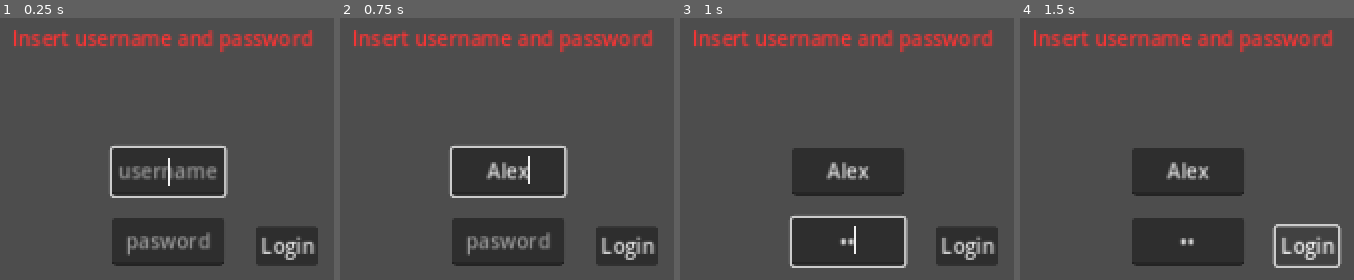
Above: before the commit, frames 1-4 (left to right).
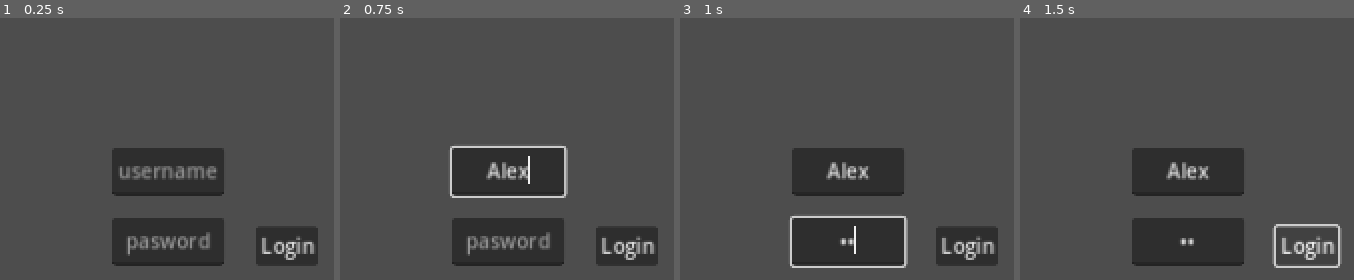
Above: after the commit, the same moments.

Repository: PacktPublishing/The-Essential-Guide-to-Creating-Multiplayer-Games-with-Godot-4.0
Game: Godot game, scene res://09.prototyping-space-adventure/LoggingScreen.tscn
Two runs of this game, one before a commit and one after it. Both use one fixed random seed, a clock stepped at 60 frames per second and the inputs below. The project has no main scene, so this scene is started directly.
Inputs (mouse positions are in pixels of both pictures, inside the frame that each line leads up to):
- Up to frame 1 (0.25 s): no input
- Up to frame 2 (0.75 s): click (507, 172) at 0.52 s; type "Alex" at 0.6 s
- Up to frame 3 (1 s): click (847, 240) at 0.75 s; type "12" at 0.83 s
- Up to frame 4 (1.5 s): click "Login" at 1.25 s

The runs differ from the first frame. In frame 1, 4.1% of the frame differs, in the area x 4-94%, y 4-69%; in frame 2, 3.2%; in frame 3, 3.2%; in frame 4, 3.2%.
Error after the commit: Attempt to call function 'compress' in base 'null instance' on a null instance. (res://09.prototyping-space-adventure/LoggingScreen.gd:19)

Commit message:
Add optimizations

Diff:
--- a/source/09.prototyping-space-adventure/Actors/Player/Player2D.gd
+++ b/source/09.prototyping-space-adventure/Actors/Player/Player2D.gd
@@ -17,15 +17,18 @@
 	var is_player = self_id == player_id
 	set_process(is_player)
 	set_physics_process(is_player)
+	set_process_unhandled_input(is_player)
 	camera.enabled = is_player
 	if is_player:
 		camera.make_current()
 	set_multiplayer_authority(player_id)
 
 
-func _process(delta):
-	if Input.is_action_pressed(shoot_action):
-		weapon.rpc("fire")
+func _unhandled_input(event):
+	if event.is_action_pressed("shoot"):
+		weapon.rpc("set_firing", true)
+	elif event.is_action_released("shoot"):
+		weapon.rpc("set_firing", false)
 
 
 func _physics_process(delta):
--- a/source/09.prototyping-space-adventure/Authentication.gd
+++ b/source/09.prototyping-space-adventure/Authentication.gd
@@ -13,11 +13,11 @@
 func _ready():
 	if multiplayer.is_server():
 		peer.create_server(PORT)
-		multiplayer.multiplayer_peer = peer
 		load_database()
 	else:
 		peer.create_client(ADDRESS, PORT)
-		multiplayer.multiplayer_peer = peer
+	peer.host.compress(ENetConnection.COMPRESS_ZLIB)
+	multiplayer.multiplayer_peer = peer
 
 
 func load_database(path_to_database_file = database_file_path):
--- a/source/09.prototyping-space-adventure/Levels/World.gd
+++ b/source/09.prototyping-space-adventure/Levels/World.gd
@@ -11,10 +11,26 @@
 		await get_tree().create_timer(latency).timeout
 		rpc_id(1, "sync_world")
 		rpc_id(1, "create_spaceship")
-		push_warning("I'm the client with %s unique ID" % multiplayer.get_unique_id())
 	else:
+		var callable = Callable(self, "get_received_data")
+		Performance.add_custom_monitor("Network/Received Data", callable)
+		callable = Callable(self, "get_sent_data")
+		Performance.add_custom_monitor("Network/Sent Data", callable)
+
 		for i in 30:
 			asteroid_spawner.spawn()
+
+
+func get_received_data():
+	var enet_connection = multiplayer.multiplayer_peer.host
+	var data_received = enet_connection.pop_statistic(ENetConnection.HOST_TOTAL_RECEIVED_DATA)
+	return data_received
+
+
+func get_sent_data():
+	var enet_connection = multiplayer.multiplayer_peer.host
+	var data_sent = enet_connection.pop_statistic(ENetConnection.HOST_TOTAL_SENT_DATA)
+	return data_sent
 
 
 @rpc("any_peer", "call_remote")
@@ -30,7 +46,9 @@
 @rpc("any_peer", "call_local")
 func sync_world():
 	var player_id = multiplayer.get_remote_sender_id()
+
 	get_tree().call_group("Sync", "set_visibility_for", player_id, true)
+	get_tree().call_group("Sync", "update_visibility", player_id)
 
 
 func _on_players_multiplayer_spawner_spawned(node):
--- a/source/09.prototyping-space-adventure/LoggingScreen.gd
+++ b/source/09.prototyping-space-adventure/LoggingScreen.gd
@@ -16,7 +16,9 @@
 
 func _ready():
 	peer.create_client(ADDRESS, PORT)
+	peer.host.compress(ENetConnection.COMPRESS_ZLIB)
 	multiplayer.multiplayer_peer = peer
+
 
 	error_label.text = "Insert username and password"
 	user_line_edit.grab_focus()
--- a/source/09.prototyping-space-adventure/Objects/Asteroid/Asteroid.tscn
+++ b/source/09.prototyping-space-adventure/Objects/Asteroid/Asteroid.tscn
@@ -285,6 +285,7 @@
 
 [node name="MultiplayerSynchronizer" type="MultiplayerSynchronizer" parent="." groups=["Sync"]]
 replication_config = SubResource("SceneReplicationConfig_krk3o")
+visibility_update_mode = 2
 public_visibility = false
 
 [connection signal="tree_exiting" from="." to="QuestProgress" method="increase_progress"]
--- a/source/09.prototyping-space-adventure/Objects/Weapon/Weapon2D.gd
+++ b/source/09.prototyping-space-adventure/Objects/Weapon/Weapon2D.gd
@@ -9,9 +9,19 @@
 @onready var animation_player = $AnimationPlayer
 
 
-@rpc("call_local")
 func fire():
-	if timer.is_stopped():
-		animation_player.play("fire")
-		spawner.spawn(bullet_scene)
-		timer.start(1.0 / fire_rate)
+	animation_player.play("fire")
+	spawner.spawn(bullet_scene)
+	timer.start(1.0 / fire_rate)
+
+
+@rpc("any_peer", "call_local")
+func set_firing(firing):
+	if firing:
+		fire()
+	else:
+		timer.stop()
+
+
+func _on_timer_timeout():
+	fire()
--- a/source/09.prototyping-space-adventure/Objects/Weapon/Weapon2D.tscn
+++ b/source/09.prototyping-space-adventure/Objects/Weapon/Weapon2D.tscn
@@ -60,3 +60,5 @@
 libraries = {
 "": SubResource("AnimationLibrary_m5mll")
 }
+
+[connection signal="timeout" from="Timer" to="." method="_on_timer_timeout"]
--- a/source/09.prototyping-space-adventure/Quests/PlayerProgress.json
+++ b/source/09.prototyping-space-adventure/Quests/PlayerProgress.json
@@ -1,14 +1 @@
-{
-   "user1":{
-	  "asteroid_1":{
-		 "completed":false,
-		 "progress":4
-	  }
-   },
-   "user2":{
-	  "asteroid_1":{
-		 "completed":false,
-		 "progress":2
-	  }
-   }
-}
+{"user1":{"asteroid_1":{"completed":false,"progress":10}},"user2":{"asteroid_1":{"completed":false,"progress":2}}}
